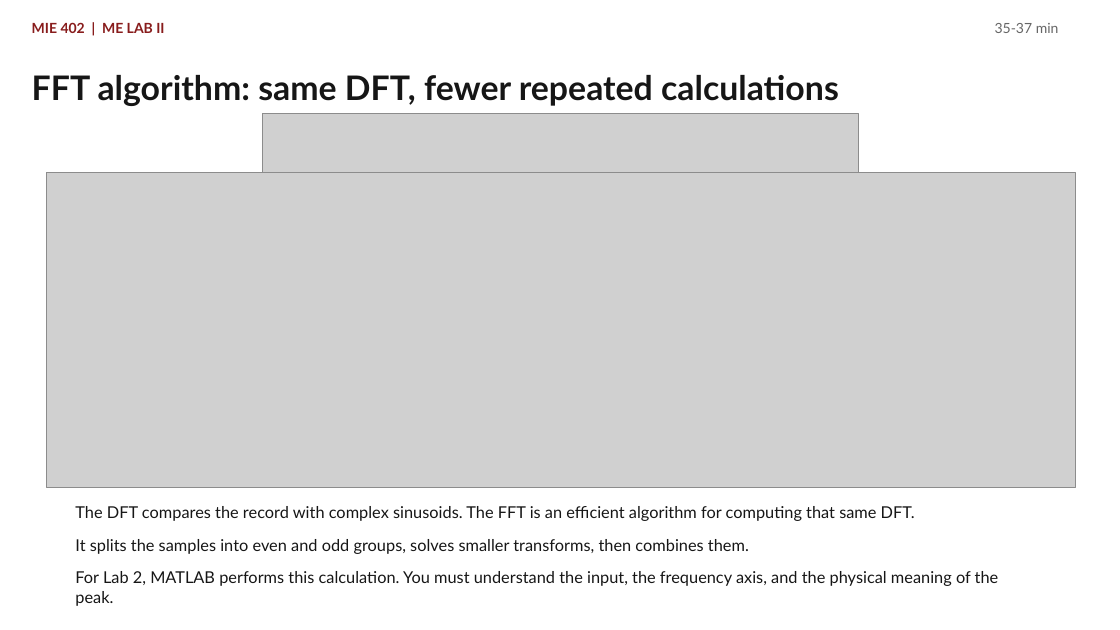
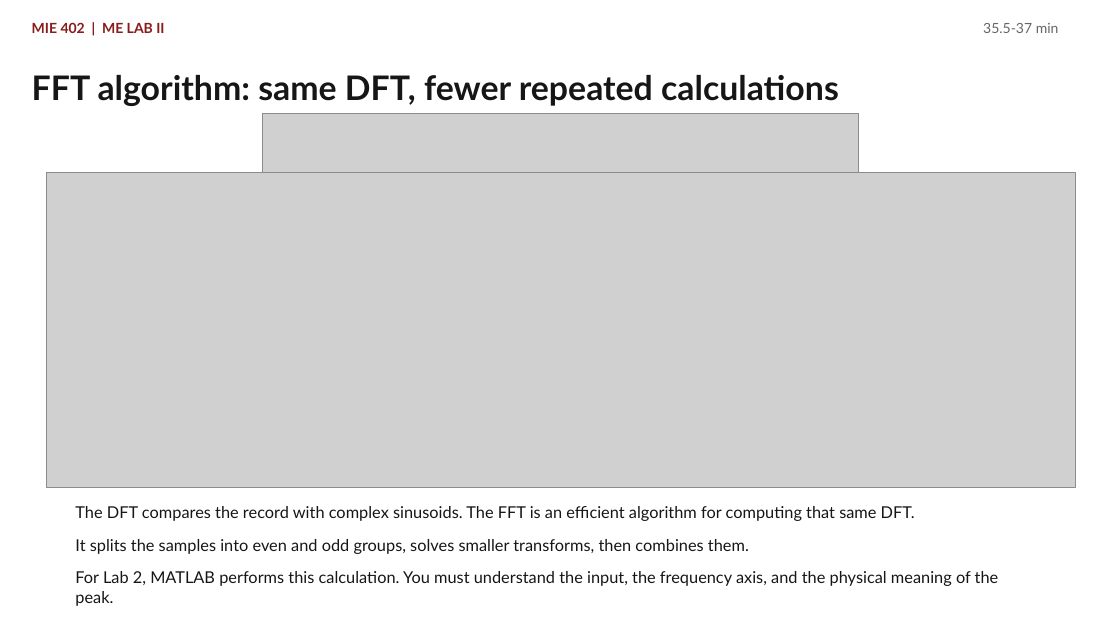
Before and after one commit to Ehsan-Roohi/MIE402-Lab, a slide deck: slide 19 of site/docs/MIE402_Lecture03_Single_Pendulum_PreLab2_Fall2026.pptx (slide 18 before the commit). Drawn at 1120x630 pixels with LibreOffice and Linux fonts; fonts in the diff are those of the drawing; grey boxes stand for pictures. Boxes give left, top, right and bottom in pixels: in the first picture for what was removed or moved away, otherwise in the second. Text is boxed around its words. In the diff, an @@ line names an element or a change of style, - is before the commit and + after.

```diff
--- a/site/docs/MIE402_Lecture03_Single_Pendulum_PreLab2_Fall2026.pptx
+++ b/site/docs/MIE402_Lecture03_Single_Pendulum_PreLab2_Fall2026.pptx
@@ text at (983,23,1059,33): text changed @@
-35-37 min
+35.5-37 min
```
Also in this commit, not shown: 3 other slides changed, 1 slide added, 1 other file.
